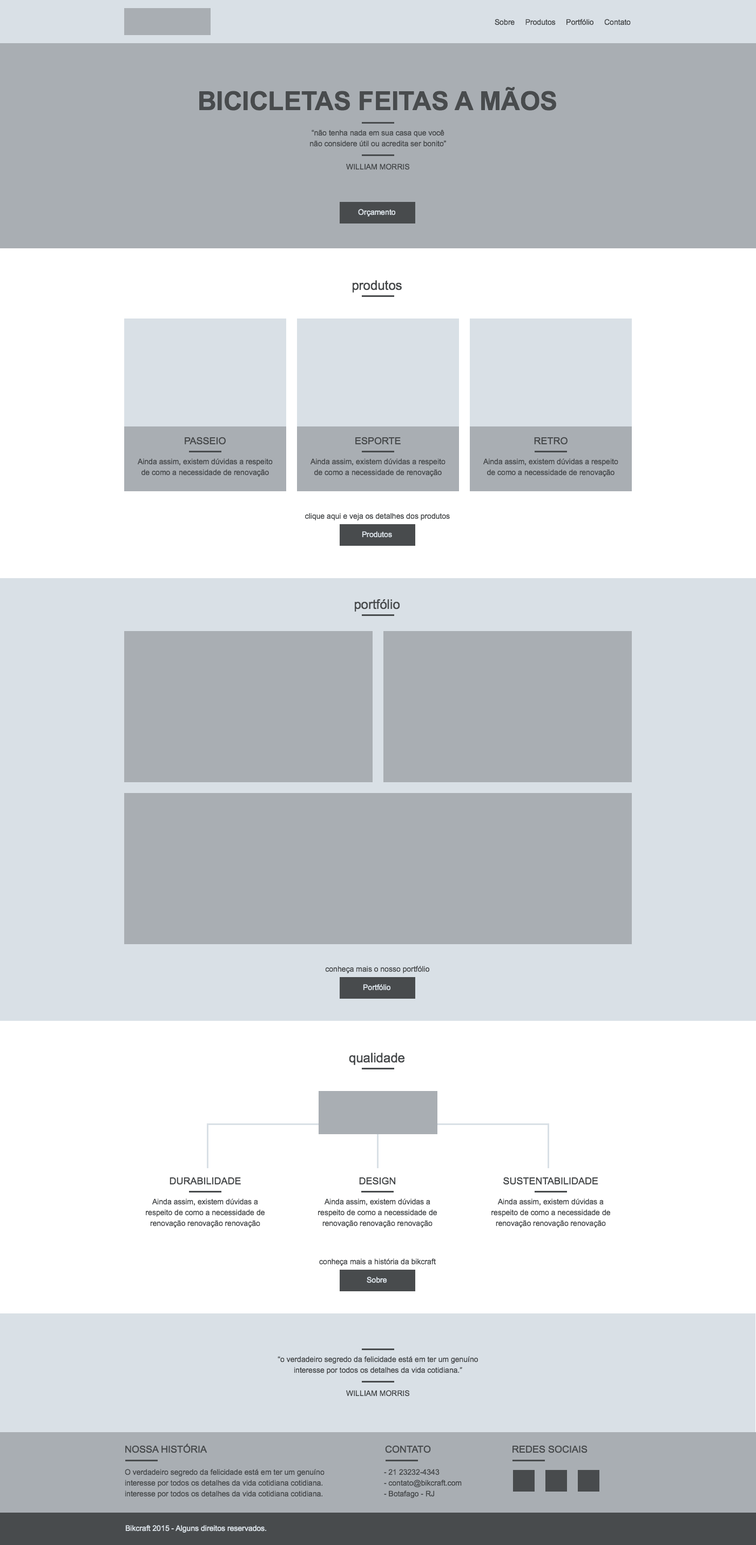
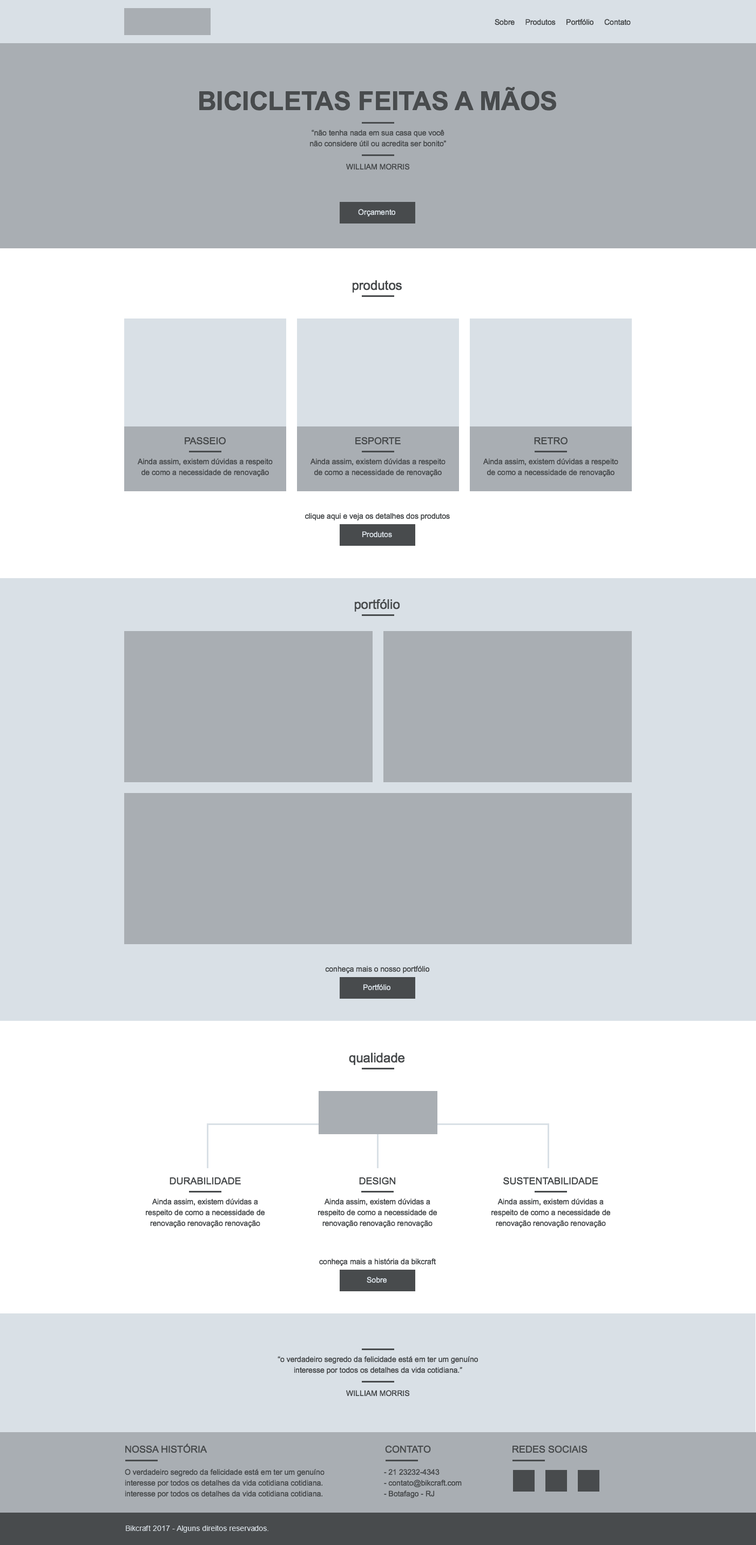
Comparing the layer stacks of the two 756 x 1545 images. Changes:
renamed "Bikcraft 2015 - Alguns direitos reservados." to "Bikcraft 2017 - Alguns direitos reservados.", painted on it over box(125, 1524, 269, 1533)
